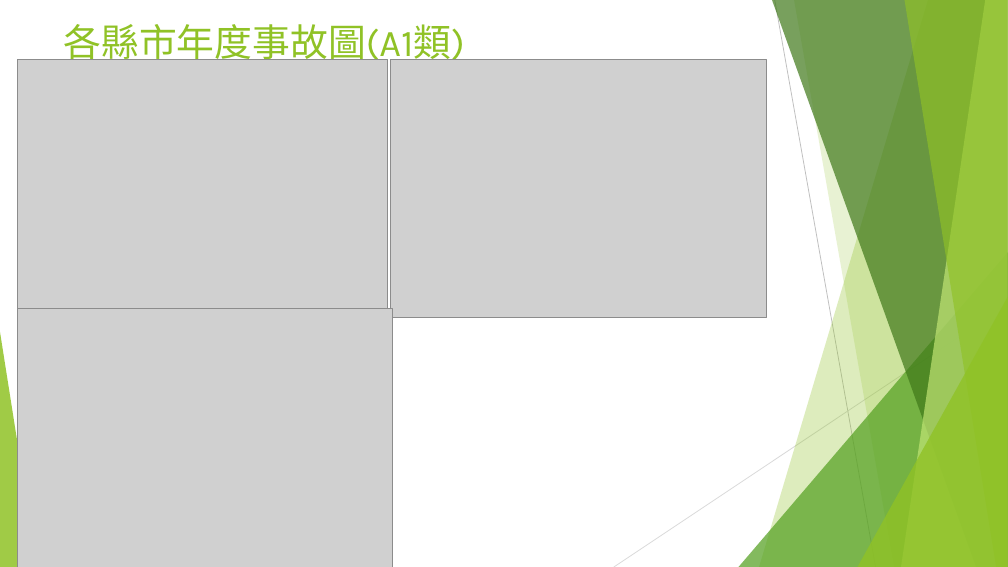
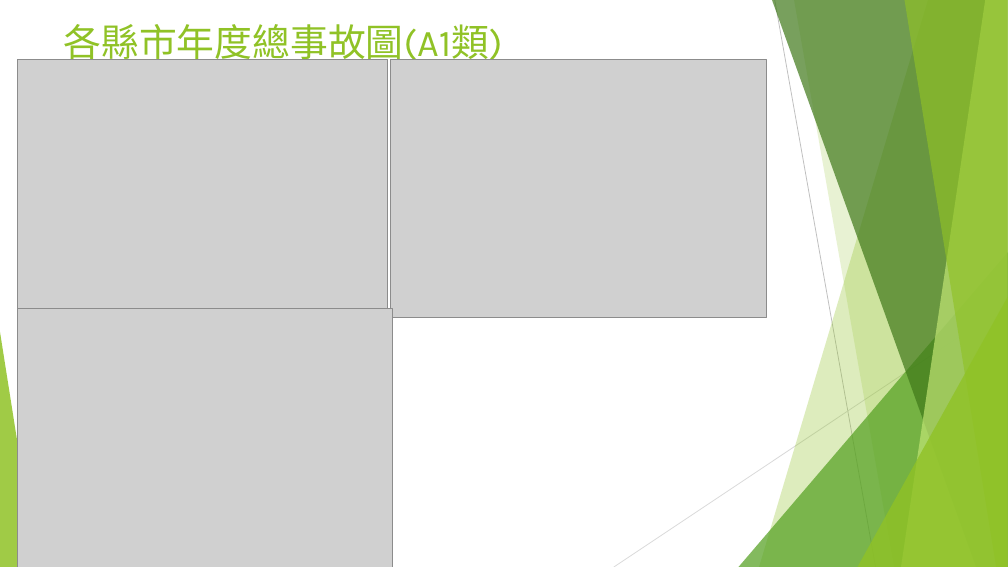
Before and after one commit to ooxx2500/python-sql-for-test, a slide deck: slide 7 of python/專題報告/專題報告-台灣交通事故.pptx (slide 6 before the commit). Drawn at 1008x567 pixels with LibreOffice and Linux fonts; fonts in the diff are those of the drawing; grey boxes stand for pictures. Boxes give left, top, right and bottom in pixels: in the first picture for what was removed or moved away, otherwise in the second. Text is boxed around its words. In the diff, an @@ line names an element or a change of style, - is before the commit and + after.

```diff
--- a/python/專題報告/專題報告-台灣交通事故.pptx
+++ b/python/專題報告/專題報告-台灣交通事故.pptx
@@ title at (64,24,503,67): text changed @@
-各縣市年度事故圖(A1類)
+各縣市年度總事故圖(A1類)
```
Also in this commit, not shown: 5 other slides changed, 1 slide added, 2 other files.
